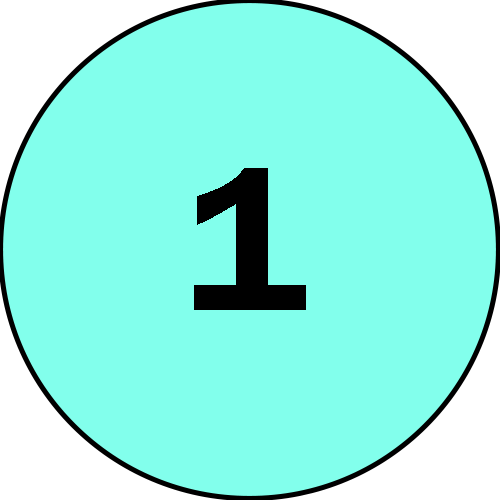
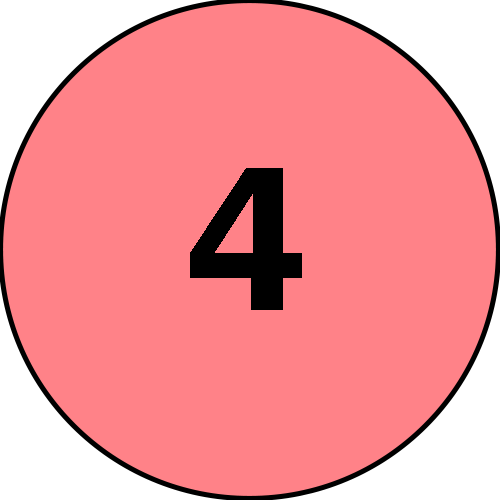
Layer changes from the first 500 x 500 image to the second:
showed "4" over [190, 168, 302, 310]
hid "1" over [194, 168, 306, 310]
showed "Ellipse 1 copy" over [3, 3, 496, 496]
hid "Ellipse 1" over [3, 3, 496, 496]
